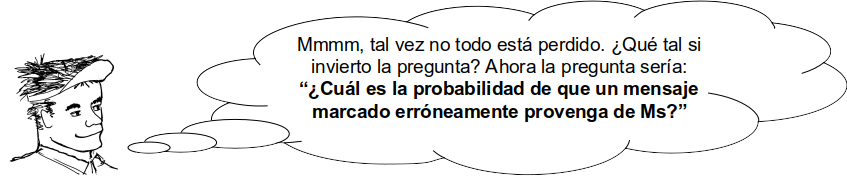
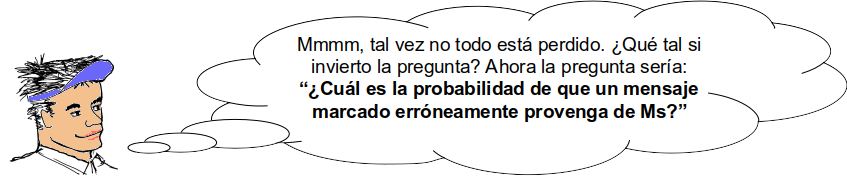
Layered file, before and after one edit (w=847, h=192). Changes by layer:
painted on "Capa pegada" over <box>29,61,112,161</box>
